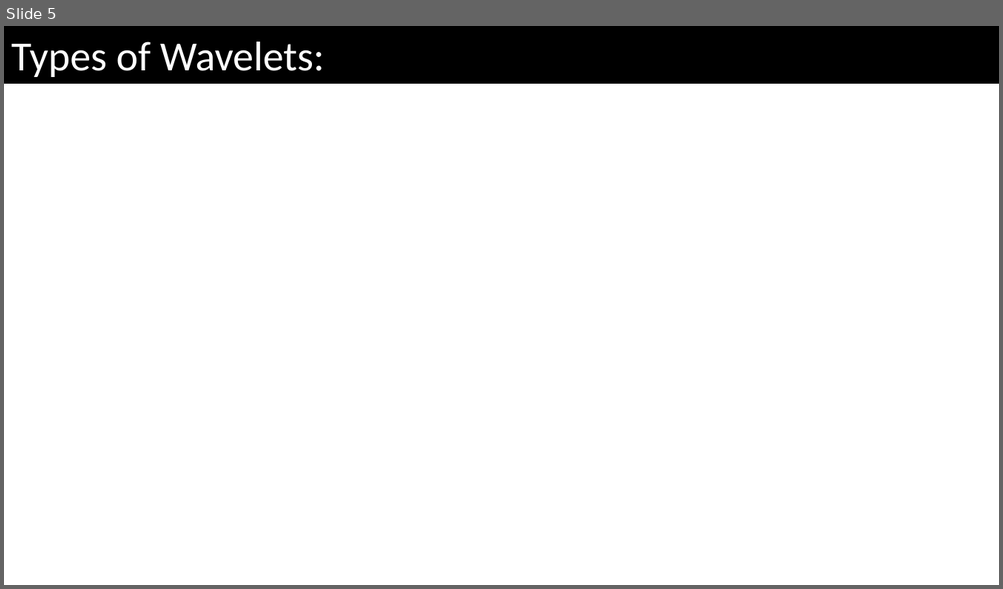
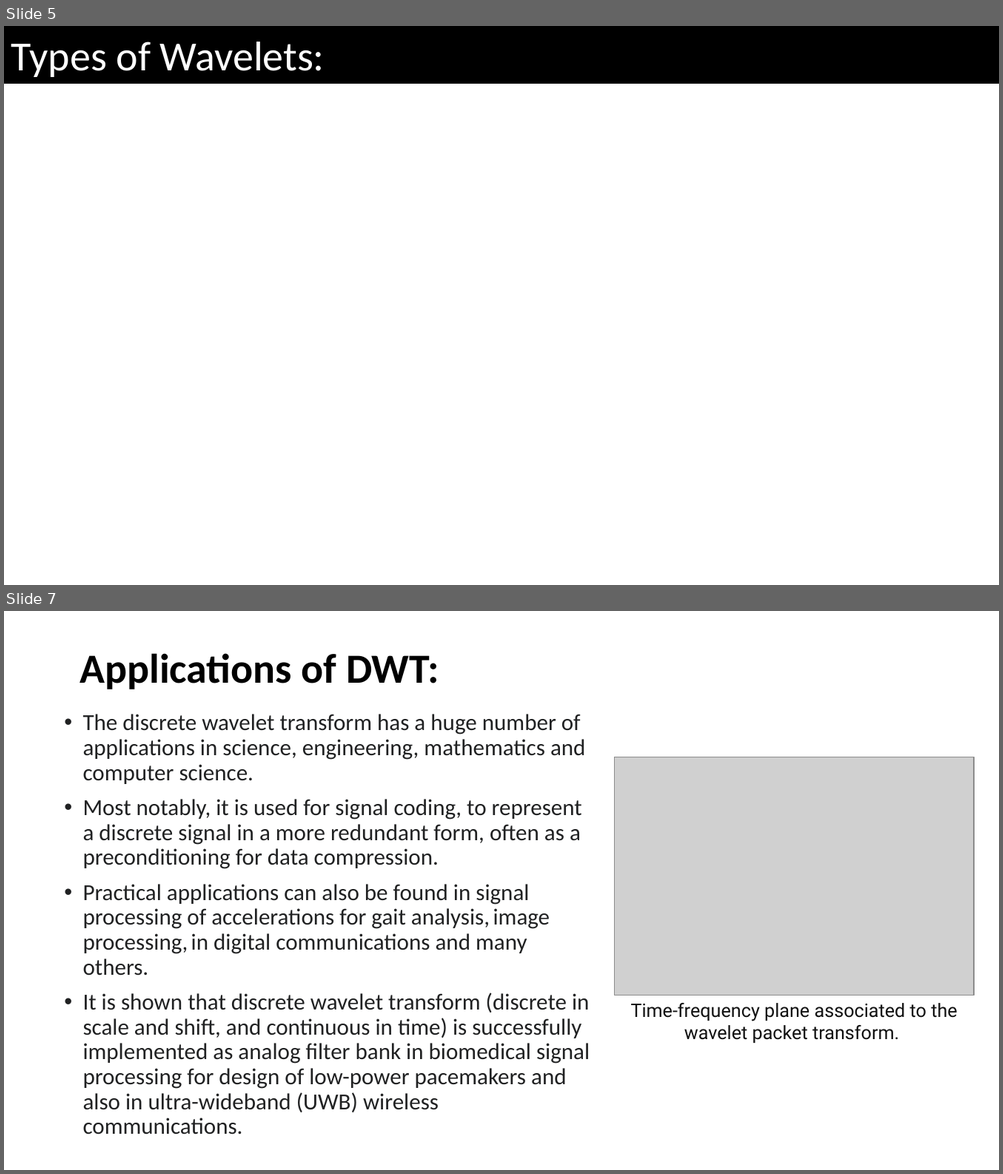
Before and after one commit to CodeBlocker007/Wavelet-Analysis, a slide deck: WaveletAnalysis.pptx. Shown one above the other, each under a label of ours: slide 5 before the commit, slides 5 and 7 after it; the slides between them are not shown. The pictures are 1003x589 and 1003x1174 pixels, drawn with LibreOffice and Linux fonts; fonts in the diff are those of the drawing; grey boxes stand for pictures; background and template pictures are left out. Boxes give left, top, right and bottom in pixels: in the first picture for what was removed or moved away, otherwise in the second. Text is boxed around its words. In the diff, an @@ line names an element or a change of style, - is before the commit and + after.

```diff
--- a/WaveletAnalysis.pptx
+++ b/WaveletAnalysis.pptx
@@ slide 7 added at (4, 611, 999, 1170), background #FFFFFF @@
@@ title added at (79, 653, 439, 689), 40 pt, text #000000, bold @@
+Applications of DWT:
@@ text added at (83, 714, 589, 1135), 22.2 pt, text #202122 @@
+• The discrete wavelet transform has a huge number of applications in science, engineering, mathematics and computer science.
+• Most notably, it is used for signal coding, to represent a discrete signal in a more redundant form, often as a preconditioning for data compression.
+• Practical applications can also be found in signal processing of accelerations for gait analysis, image processing, in digital communications and many others.
+• It is shown that discrete wavelet transform (discrete in scale and shift, and continuous in time) is successfully implemented as analog filter bank in biomedical signal processing for design of low-power pacemakers and also in ultra-wideband (UWB) wireless communications.
@@ picture added at (614, 758, 974, 996) @@
@@ text added at (631, 1003, 956, 1043), 18 pt, text #111111 @@
+Time-frequency plane associated to the wavelet packet transform.
```
Also in this commit, not shown: 2 slides changed, 4 other slides added, 1 slide removed, 5 other files.
